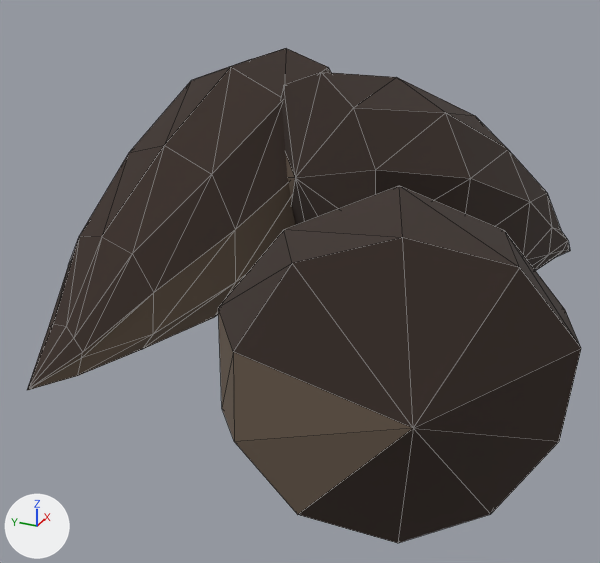
The glTF model public/ingredients/blackgarlic.glb as it was, and as the next commit left it.
Before and after are seen from a 50 mm camera at (-2.31, -0.98, 1.37) aimed at (-0.16, -0.01, 0.29). Arrows for +X, +Y and +Z are at lower left; the lights stay in place. The picture after the commit comes second. Mesh edges are drawn as thin lines. Where no turn or scale is listed for an object, it has been applied to the vertices. Vertices at exactly the same position are counted once.
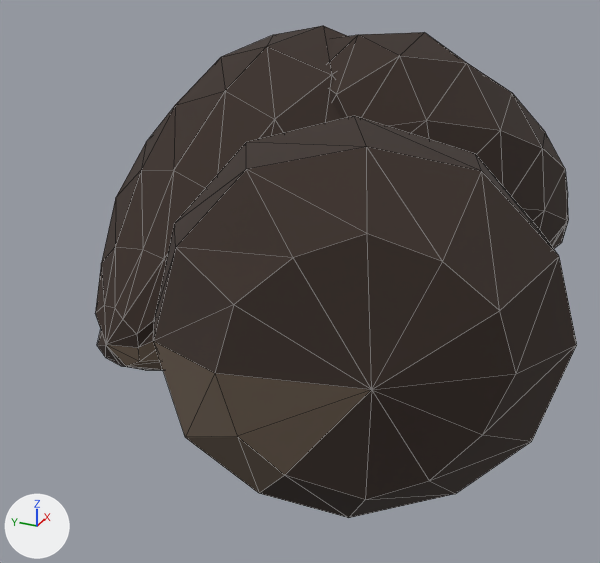
Edits to the bpy script that builds the scene:
```text
Change me_mesh_0:
    used by ob_mesh_0; location = (0.0, 0.0, 0.0)
    remove me_mesh_0.from_pydata(...)  # 141 vertices, 240 faces; spans x -1.19..1.12, y -0.91..0.81, z 0.0..0.89
    add me_mesh_0.from_pydata(...)  # 237 vertices, 420 faces; spans x -1.22..1.11, y -0.89..0.69, z 0.0..0.99
    me_mesh_0 part 1: the loose piece of 47 vertices spanning x -1.19..0.08, y -0.91..-0.08, z 0.0..0.87 is rebuilt with 79 vertices and now spans x -1.22..-0.01, y -0.89..0.09, z 0.0..0.98
    me_mesh_0 part 2: the loose piece of 47 vertices spanning x -0.67..0.66, y 0.05..0.81, z 0.0..0.88 is rebuilt with 79 vertices and now spans x -0.6..0.63, y -0.23..0.69, z 0.0..0.98
    me_mesh_0 part 3: the loose piece of 47 vertices spanning x -0.11..1.12, y -0.69..0.27, z 0.0..0.89 is rebuilt with 79 vertices and now spans x -0.04..1.11, y -0.7..0.31, z 0.0..0.99
Change me_mesh_1:
    used by ob_mesh_1; location = (0.0, 0.0, 0.0)
    remove me_mesh_1.from_pydata(...)  # 51 vertices, 60 faces; spans x -1.2..1.12, y -0.68..0.67, z 0.01..0.67
    add me_mesh_1.from_pydata(...)  # 69 vertices, 84 faces; spans x -1.22..1.11, y -0.6..0.41, z 0.05..0.62
    me_mesh_1 part 4: the loose piece of 17 vertices spanning x -1.2..0.08, y -0.67..-0.08, z 0.02..0.65 is rebuilt with 23 vertices and now spans x -1.22..-0.02, y -0.59..0.09, z 0.06..0.62
    me_mesh_1 part 5: the loose piece of 17 vertices spanning x -0.01..1.12, y -0.68..0.28, z 0.03..0.67 is rebuilt with 23 vertices and now spans x 0.06..1.11, y -0.6..0.31, z 0.05..0.61
    me_mesh_1 part 6: the loose piece of 17 vertices spanning x -0.67..0.66, y 0.05..0.67, z 0.01..0.66 is rebuilt with 23 vertices and now spans x -0.6..0.59, y -0.23..0.41, z 0.05..0.6
```

Boxes (x1, y1, x2, y2) around the edits, measured in the pictures (600 x 563 px):
'Mesh_0', reshaped (13% narrower): before (27, 48, 581, 543); after (95, 26, 577, 518)
'Mesh_1', reshaped: before (28, 155, 413, 515); after (107, 341, 371, 493)
part 1 of me_mesh_0, rebuilt (16% wider, 13% taller): before (218, 186, 581, 543); after (154, 116, 577, 518)
part 2 of me_mesh_0, rebuilt: before (27, 48, 331, 390); after (95, 26, 347, 370)
part 3 of me_mesh_0, rebuilt: before (281, 72, 570, 270); after (328, 32, 569, 249)
part 4 of me_mesh_1, rebuilt: before (218, 309, 413, 515); after (154, 342, 371, 493)
part 5 of me_mesh_1, rebuilt (not visible afterwards): before (286, 155, 295, 201)
part 6 of me_mesh_1, rebuilt: before (28, 182, 295, 390); after (107, 341, 163, 370)
